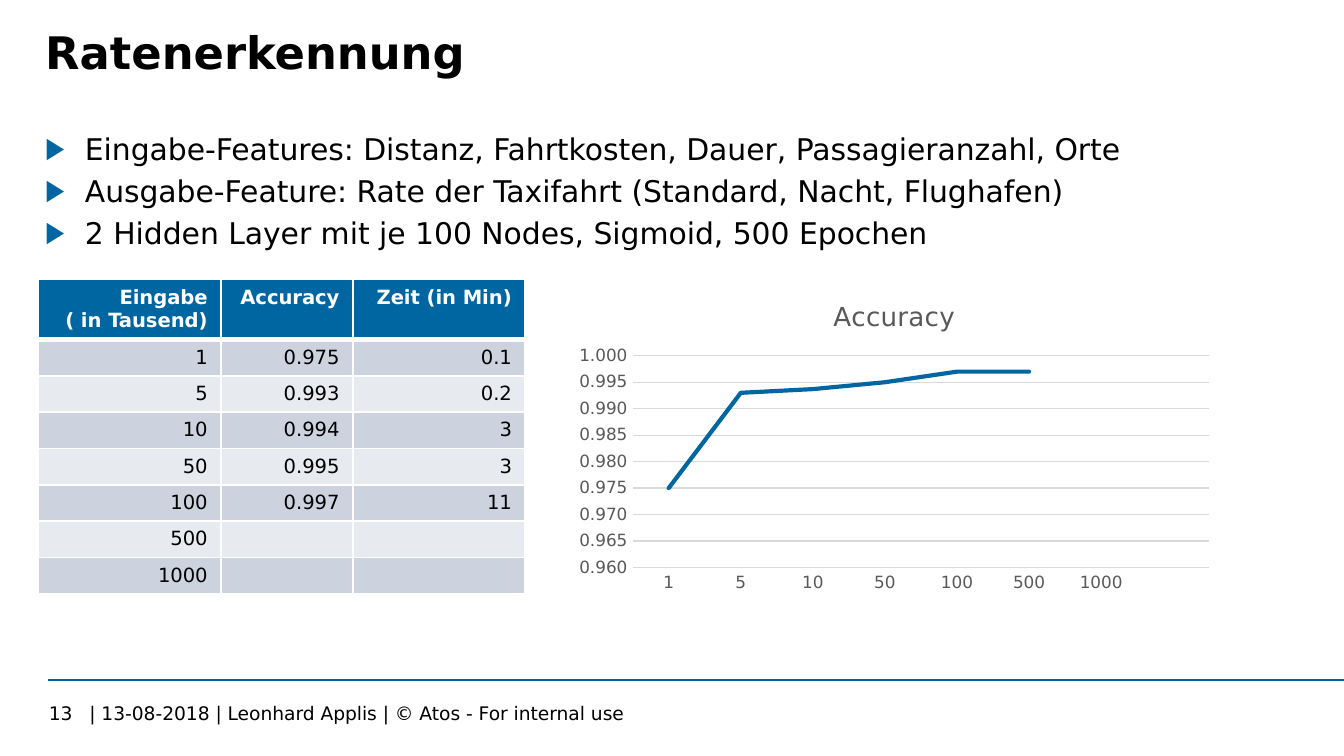
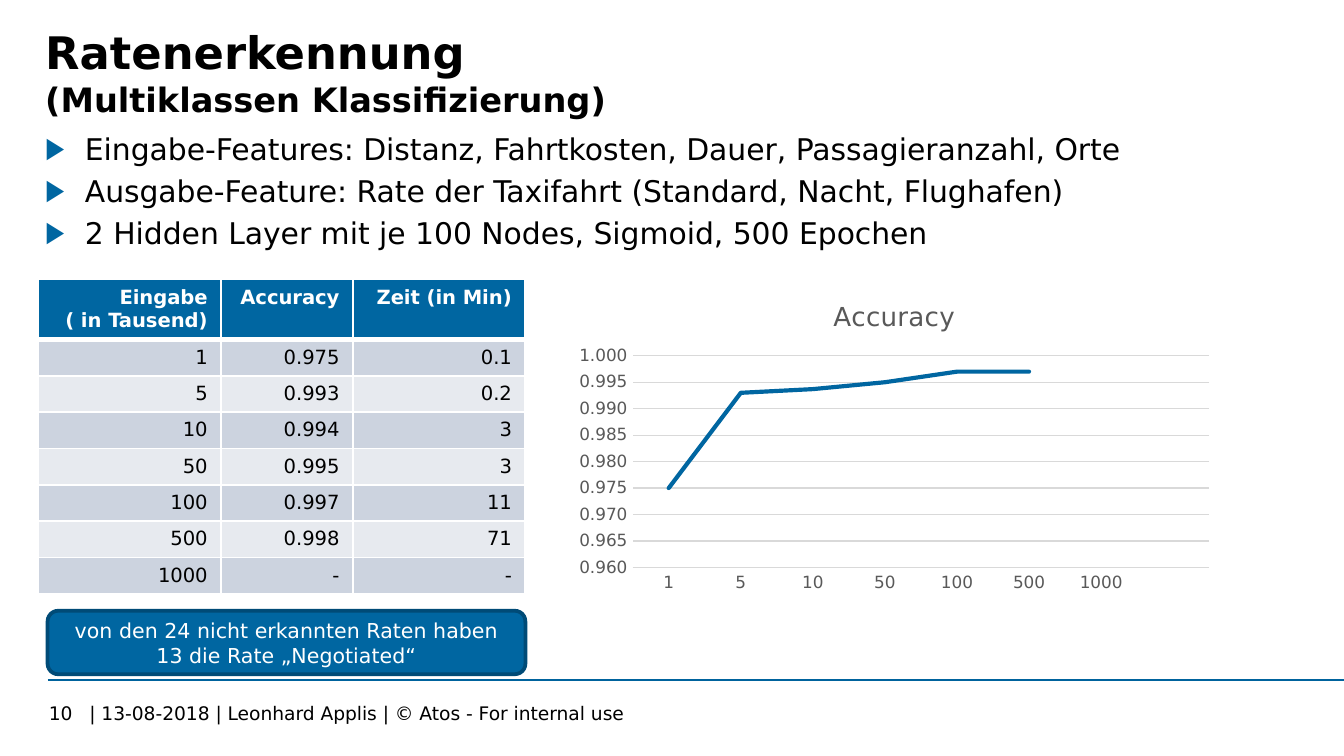
Before and after one commit to Twonki/Bachelorthesis, a slide deck: slide 10 of Bachelor_Zwischenstand.pptx (slide 13 before the commit). Drawn at 1344x756 pixels with LibreOffice and Linux fonts; fonts in the diff are those of the drawing; background and template pictures are left out. Boxes give left, top, right and bottom in pixels: in the first picture for what was removed or moved away, otherwise in the second. Text is boxed around its words. In the diff, an @@ line names an element or a change of style, - is before the commit and + after.

Commit message:
Updated Presentation

```diff
--- a/Bachelor_Zwischenstand.pptx
+++ b/Bachelor_Zwischenstand.pptx
@@ title at (x1=45, y1=35, x2=606, y2=119): text changed; size 24 to 18 pt @@
-Ratenerkennung
+Ratenerkennung
+(Multiklassen Klassifizierung)
@@ table at (x1=39, y1=280, x2=526, y2=599) @@
-row 7, column 2: 
+row 7, column 2: 0.998
-row 7, column 3: 
+row 7, column 3: 71
-row 8, column 2: 
+row 8, column 2: -
-row 8, column 3: 
+row 8, column 3: -
@@ rounded rectangle added at (x1=47, y1=610, x2=526, y2=673), fill #0066A1, outline #004B77 2 pt, 11 pt, text #FFFFFF @@
+von den 24 nicht erkannten Raten haben 13 die Rate „Negotiated“
@@ page number at (x1=49, y1=706, x2=73, y2=721): text changed @@
-13
+10
```
Also in this commit, not shown: 4 other slides changed, 3 slides added.
